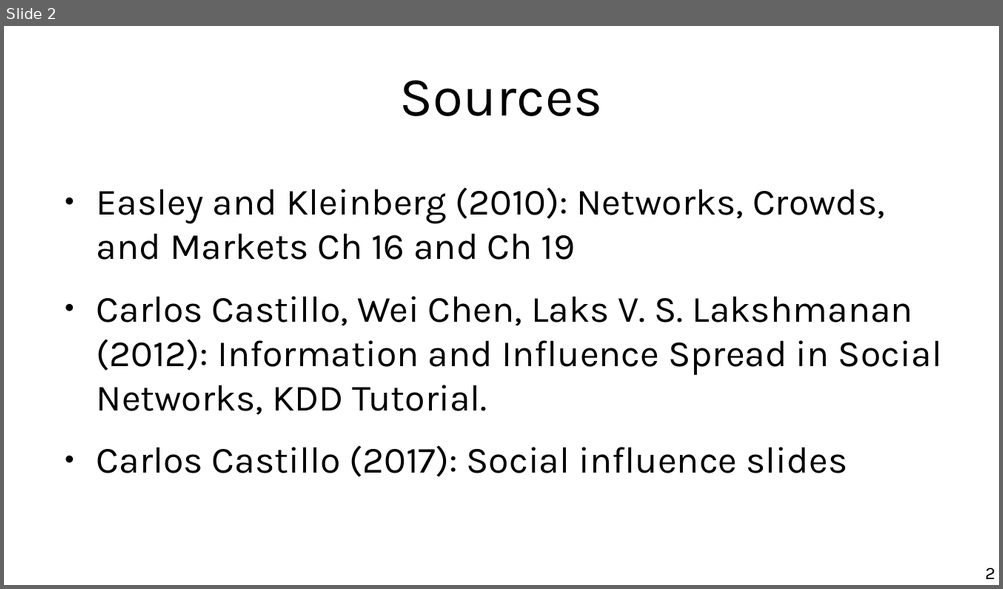
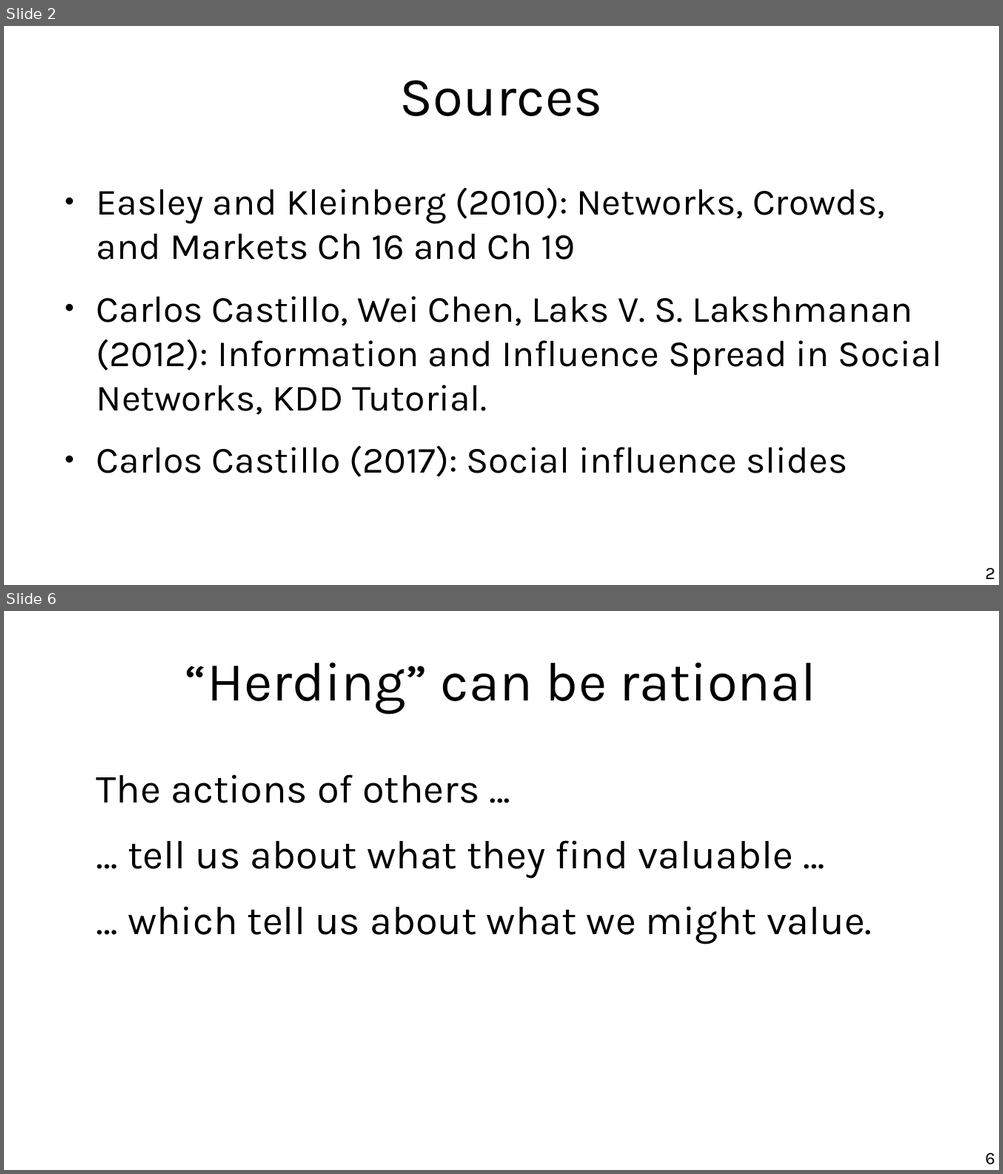
Before and after one commit to chatox/networks-science-course, a slide deck: theory/tt17_spreading_phenomena.odp. Shown one above the other, each under a label of ours: slide 2 before the commit, slides 2 and 6 after it; the slides between them are not shown. The pictures are 1003x589 and 1003x1174 pixels, drawn with LibreOffice and Linux fonts; fonts in the diff are those of the drawing. Boxes give left, top, right and bottom in pixels: in the first picture for what was removed or moved away, otherwise in the second. Text is boxed around its words. In the diff, an @@ line names an element or a change of style, - is before the commit and + after.

Commit message:
Herding and Bayes' rules

```diff
--- a/theory/tt17_spreading_phenomena.odp
+++ b/theory/tt17_spreading_phenomena.odp
@@ slide 6 added at [4,611,999,1170], background #FFFFFF @@
@@ title added at [185,662,817,714], 44 pt, text #000000 @@
+“Herding” can be rational
@@ text added at [96,775,872,945], 32 pt, text #000000 @@
+The actions of others ...
+… tell us about what they find valuable …
+… which tell us about what we might value.
@@ page number added at [984,1153,995,1165], 14 pt, text #000000 @@
+6
```
Also in this commit, not shown: 16 other slides added, 2 slides removed.
